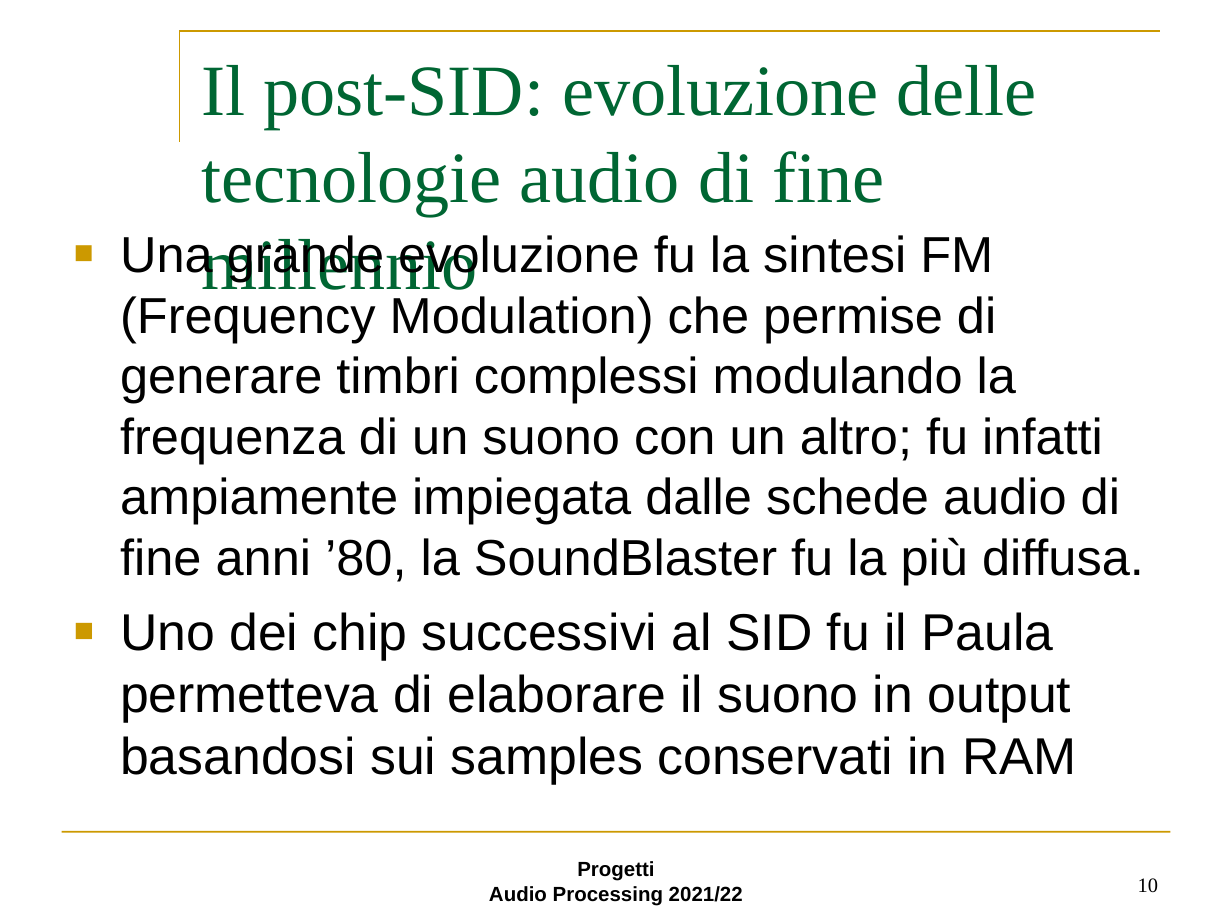
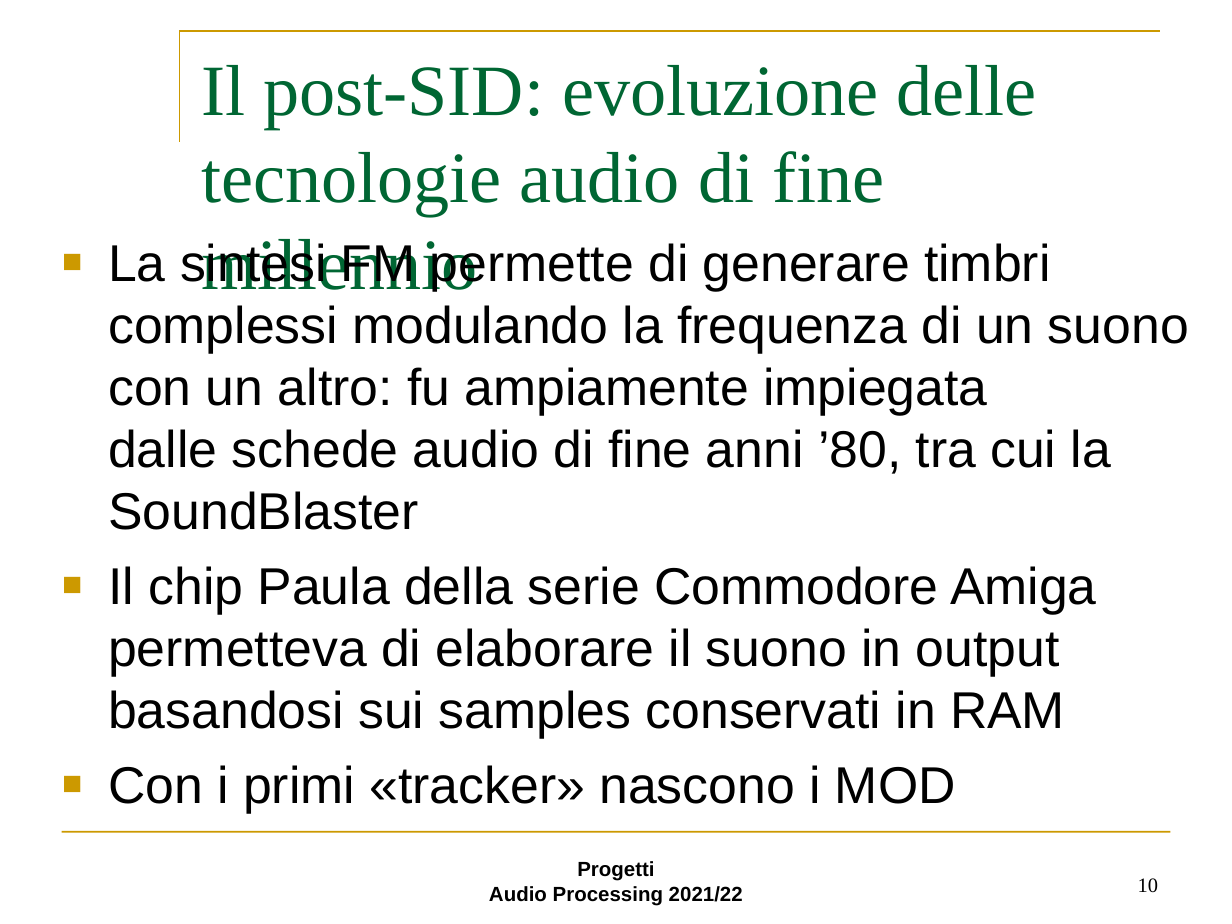
Before and after one commit to Gallo00/Progetto-AUDIO, a slide deck: slide 10 of step3.ppt. Drawn at 1232x924 pixels with LibreOffice and Linux fonts; fonts in the diff are those of the drawing; background and template pictures are left out. Boxes give left, top, right and bottom in pixels: in the first picture for what was removed or moved away, otherwise in the second. Text is boxed around its words. In the diff, an @@ line names an element or a change of style, - is before the commit and + after.

```diff
--- a/step3.ppt
+++ b/step3.ppt
@@ text at (x1=108, y1=239, x2=1189, y2=814): text changed; size 42 to 43 pt @@
-■ Una grande evoluzione fu la sintesi FM (Frequency Modulation) che permise di generare timbri complessi modulando la frequenza di un suono con un altro; fu infatti ampiamente impiegata dalle schede audio di fine anni ’80, la SoundBlaster fu la più diffusa.
-■ Uno dei chip successivi al SID fu il Paula permetteva di elaborare il suono in output basandosi sui samples conservati in RAM
+■ La sintesi FM permette di generare timbri complessi modulando la frequenza di un suono con un altro: fu ampiamente impiegata
+  dalle schede audio di fine anni ’80, tra cui la SoundBlaster
+■ Il chip Paula della serie Commodore Amiga permetteva di elaborare il suono in output basandosi sui samples conservati in RAM
+■ Con i primi «tracker» nascono i MOD
```
Also in this commit, not shown: 2 other slides changed.
